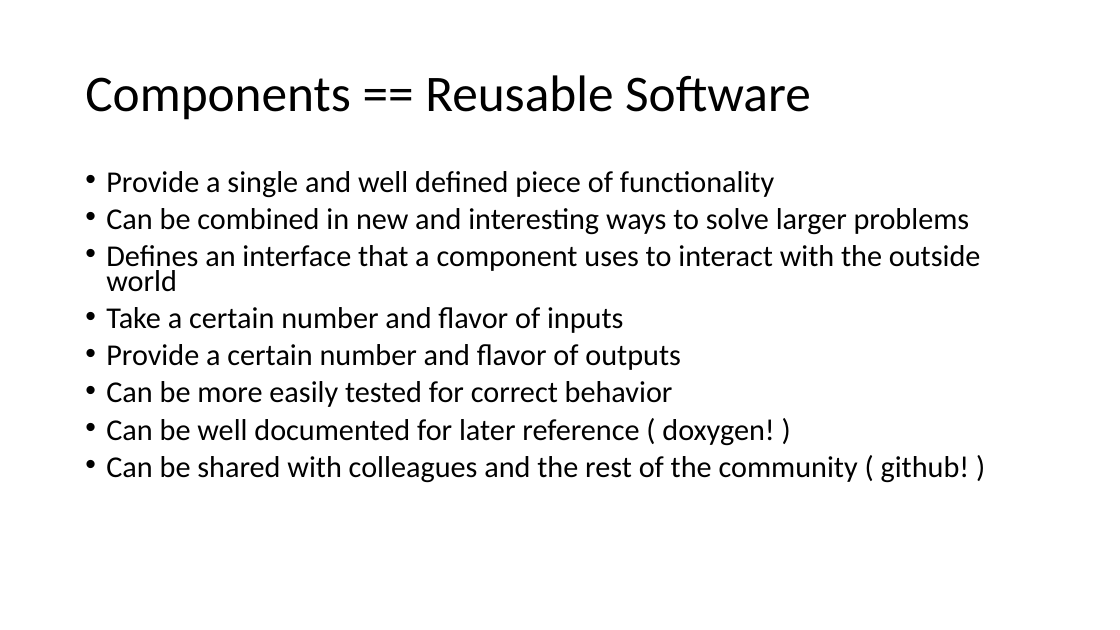
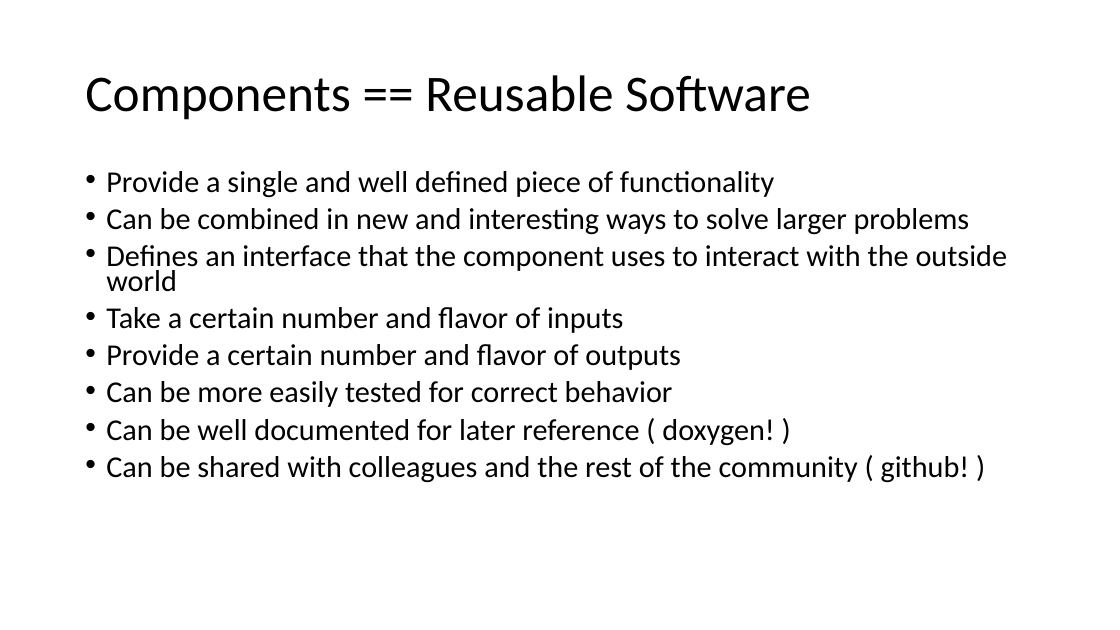
Before and after one commit to NCEAS/oss-2014, a slide deck: slide 6 of day-09/IntroductionToSoftwareClass.pptx. Drawn at 1120x630 pixels with LibreOffice and Linux fonts; fonts in the diff are those of the drawing. Boxes give left, top, right and bottom in pixels: in the first picture for what was removed or moved away, otherwise in the second. Text is boxed around its words. In the diff, an @@ line names an element or a change of style, - is before the commit and + after.

```diff
--- a/day-09/IntroductionToSoftwareClass.pptx
+++ b/day-09/IntroductionToSoftwareClass.pptx
@@ text at [106, 245, 1008, 292]: text changed @@
-• Defines an interface that a component uses to interact with the outside world
+• Defines an interface that the component uses to interact with the outside world
```
Also in this commit, not shown: 8 other slides changed, 1 other file.
